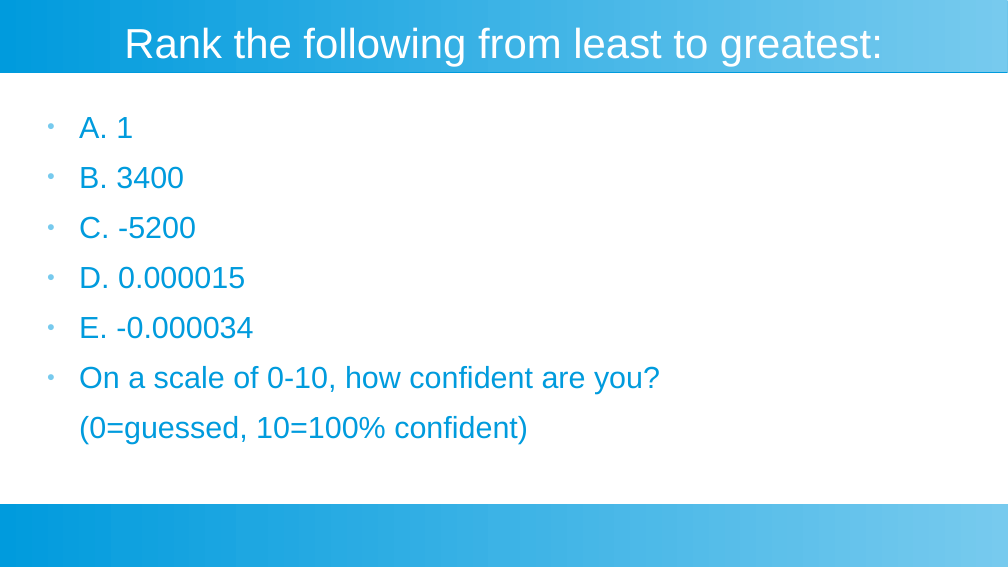
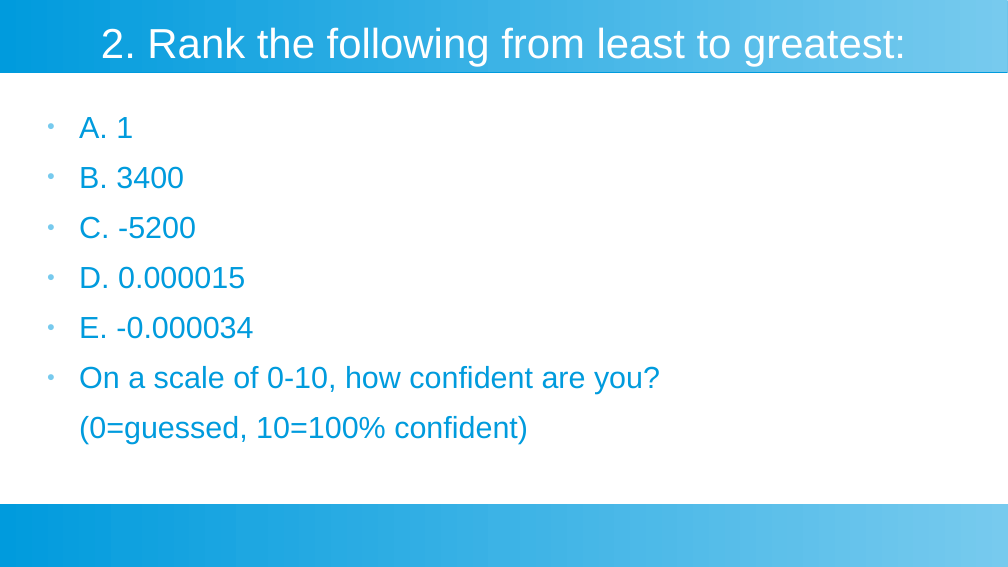
Before and after one commit to kb5vei/SCivault, a slide deck: slide 3 of Physics/General Physics/Unit X - Appendicies/Appendix 1 - Math Skills/Scientific Notation Ranking.odp. Drawn at 1008x567 pixels with LibreOffice and Linux fonts; fonts in the diff are those of the drawing. Boxes give left, top, right and bottom in pixels: in the first picture for what was removed or moved away, otherwise in the second. Text is boxed around its words. In the diff, an @@ line names an element or a change of style, - is before the commit and + after.

```diff
--- a/Physics/General Physics/Unit X - Appendicies/Appendix 1 - Math Skills/Scientific Notation Ranking.odp
+++ b/Physics/General Physics/Unit X - Appendicies/Appendix 1 - Math Skills/Scientific Notation Ranking.odp
@@ title at <box>101,27,906,67</box>: text changed @@
-Rank the following from least to greatest:
+2. Rank the following from least to greatest:
```
Also in this commit, not shown: 5 other slides changed, 21 other files.
